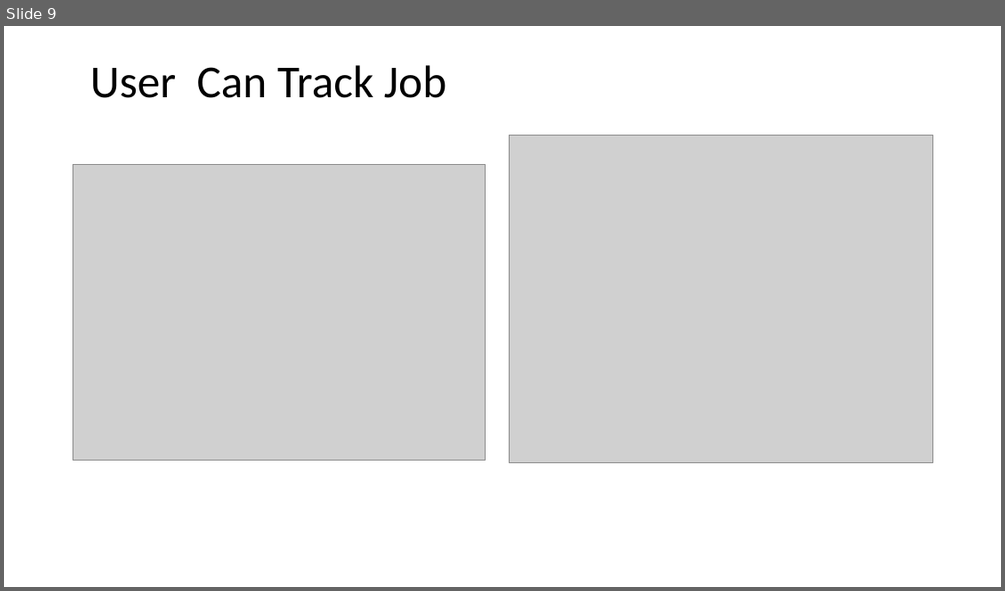
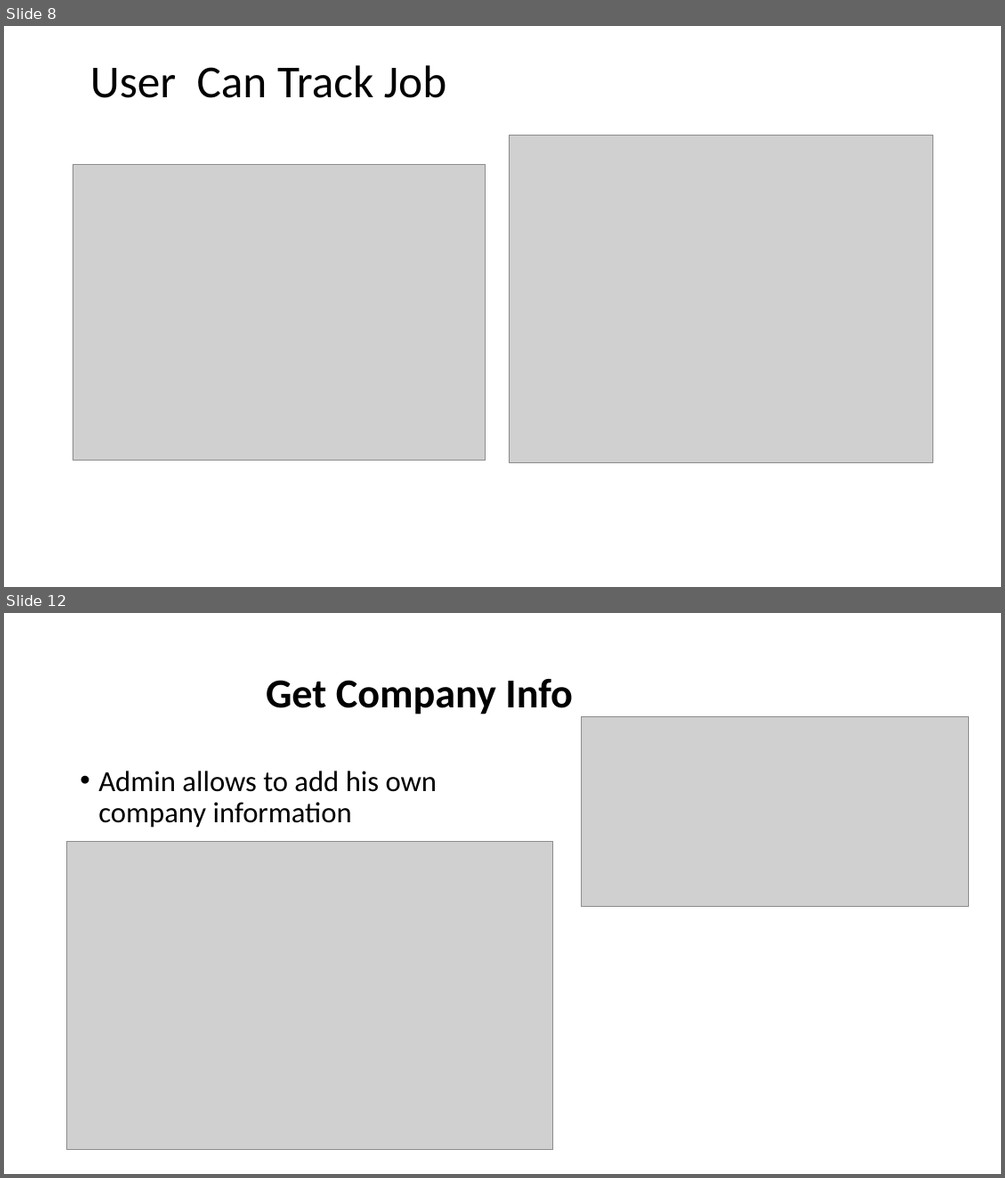
Before and after one commit to guptayyash2-tech/Job-Portal, a slide deck: Jobportal.pptx. Shown one above the other, each under a label of ours: slide 9 before the commit, slides 8 and 12 after it; the slides between them are not shown. The pictures are 1005x591 and 1005x1178 pixels, drawn with LibreOffice and Linux fonts; fonts in the diff are those of the drawing; grey boxes stand for pictures. Boxes give left, top, right and bottom in pixels: in the first picture for what was removed or moved away, otherwise in the second. Text is boxed around its words. In the diff, an @@ line names an element or a change of style, - is before the commit and + after.

```diff
--- a/Jobportal.pptx
+++ b/Jobportal.pptx
@@ slide 12 added at (4,613,1001,1174), background #FFFFFF @@
@@ title added at (266,679,573,714), 39.6 pt, text #000000, bold @@
+Get Company Info
@@ picture added at (582,716,969,906) @@
@@ text added at (98,771,437,827), 28 pt, text #000000 @@
+• Admin allows to add his own company information
@@ picture added at (67,842,553,1149) @@
@@ what was slide 9 is now slide 8 @@
```
Also in this commit, not shown: 4 other slides added, 1 slide removed.
